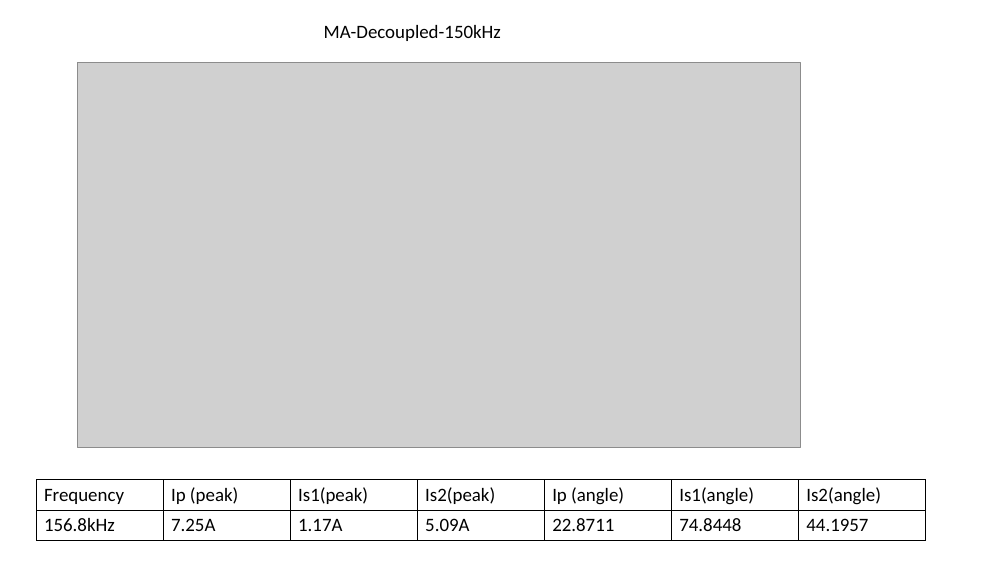
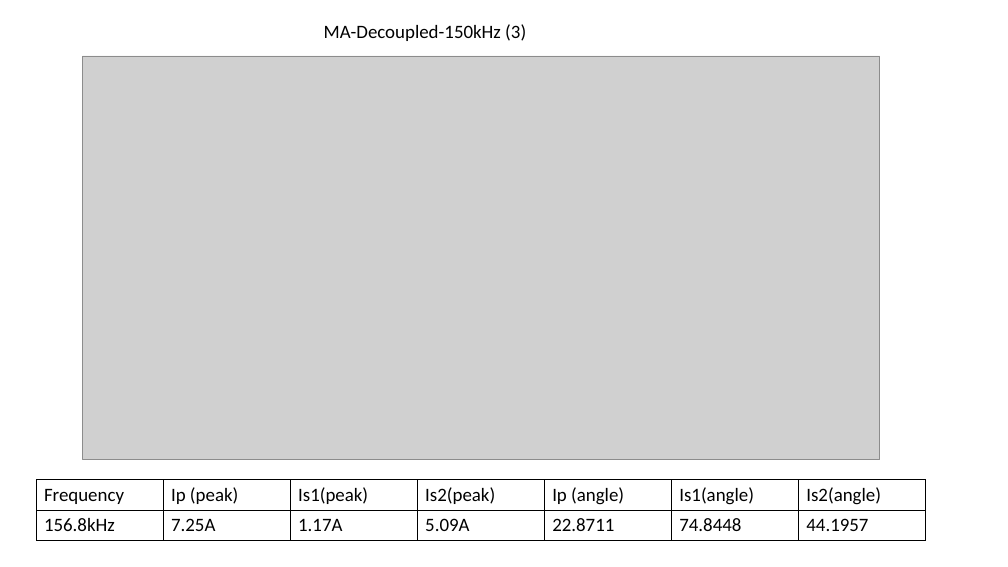
Before and after one commit to EnesAyaz/Studies, a slide deck: slide 9 of Reports/WPT/Test-Data.pptx. Drawn at 1008x567 pixels with LibreOffice and Linux fonts; fonts in the diff are those of the drawing; grey boxes stand for pictures. Boxes give left, top, right and bottom in pixels: in the first picture for what was removed or moved away, otherwise in the second. Text is boxed around its words. In the diff, an @@ line names an element or a change of style, - is before the commit and + after.

```diff
--- a/Reports/WPT/Test-Data.pptx
+++ b/Reports/WPT/Test-Data.pptx
@@ text at bbox=[324, 24, 526, 41]: text changed @@
-MA-Decoupled-150kHz
+MA-Decoupled-150kHz (3)
@@ picture: place and size @@
-picture at bbox=[77, 63, 801, 447]
+picture at bbox=[82, 56, 879, 460]
```
Also in this commit, not shown: 7 other slides changed, 11 slides added, 1 slide removed, 12 other files.
